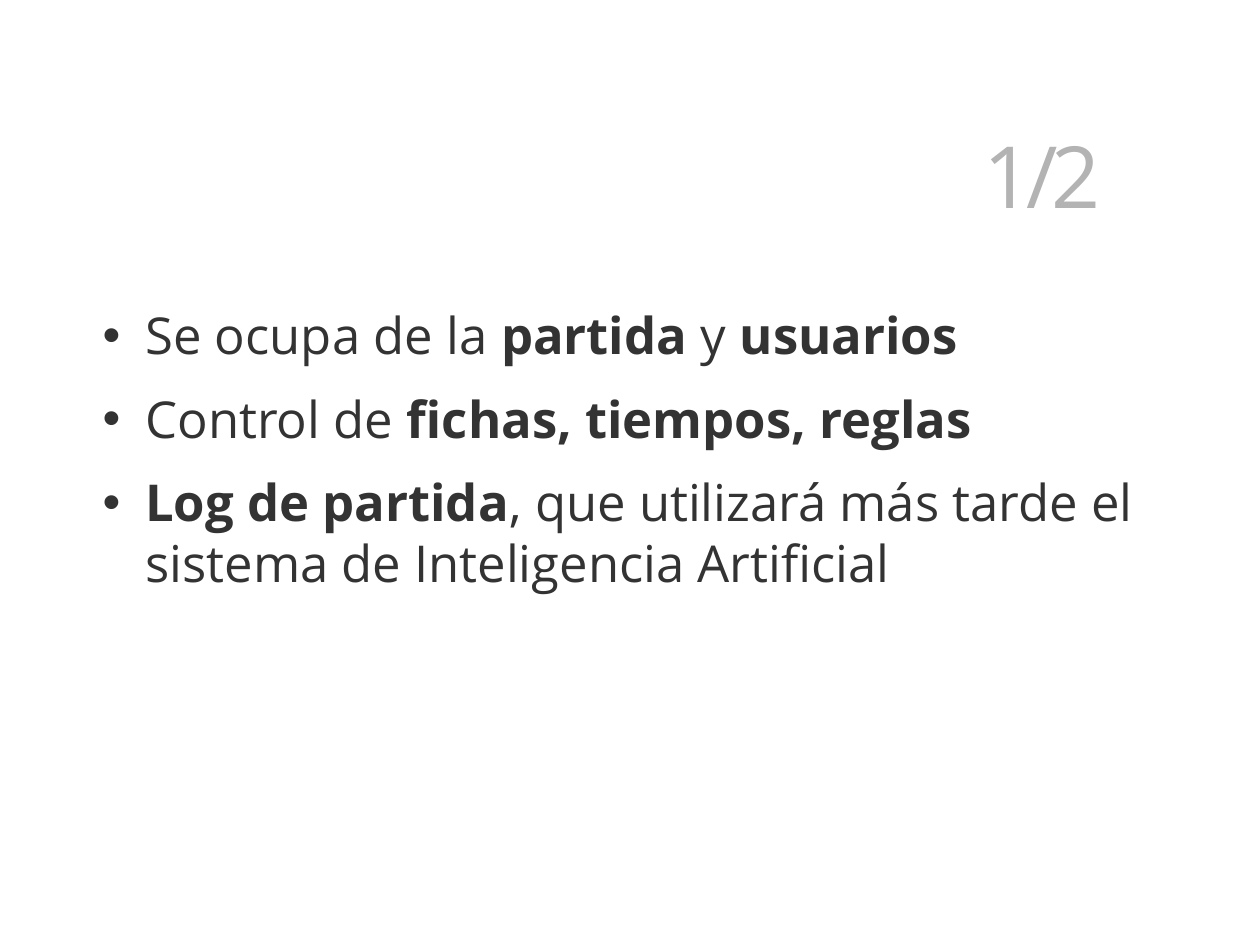
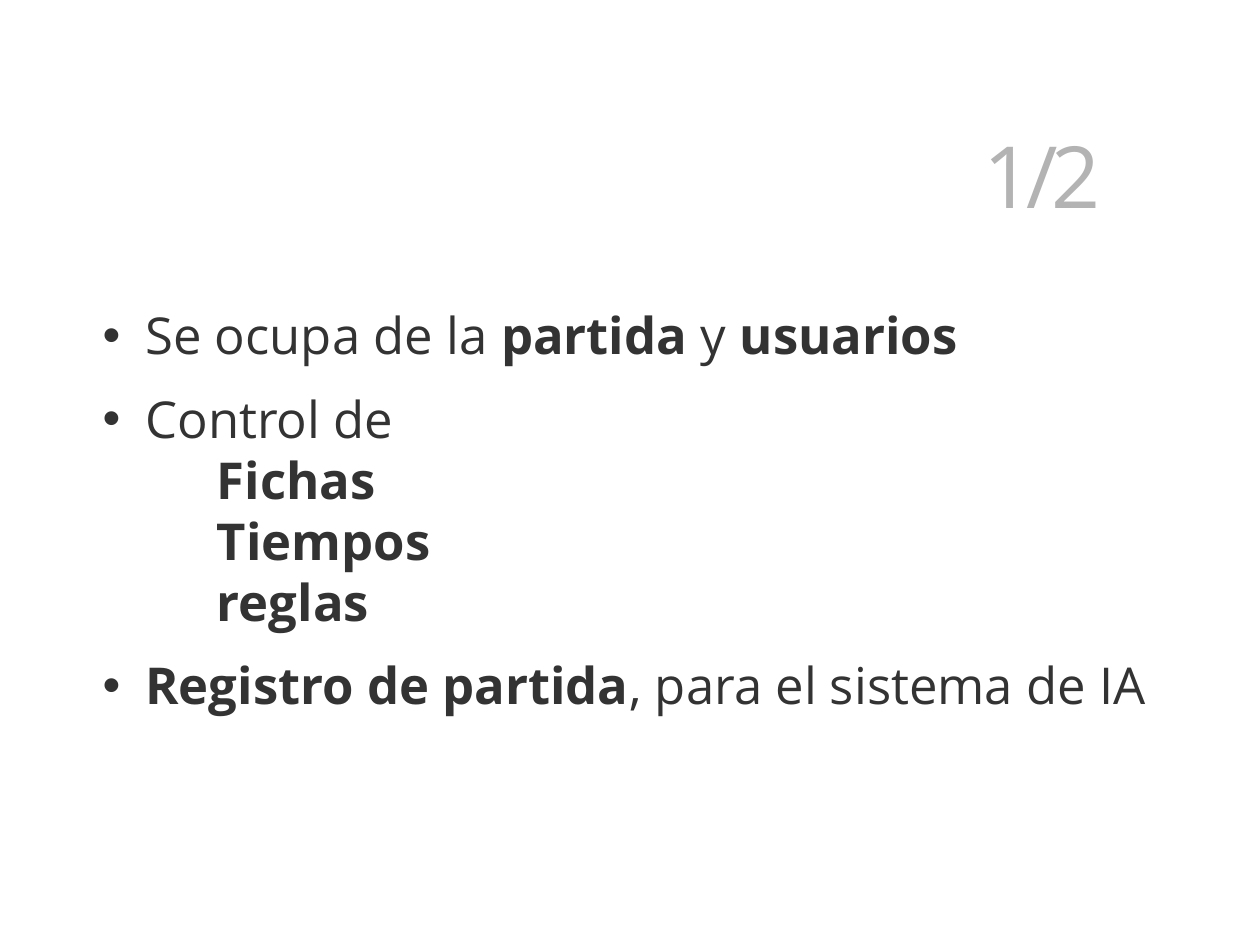
Before and after one commit to 3oheme/dominous, a slide deck: slide 31 of docs/presentacion/presentacion.odp (slide 28 before the commit). Drawn at 1260x945 pixels with LibreOffice and Linux fonts; fonts in the diff are those of the drawing; background and template pictures are left out. Boxes give left, top, right and bottom in pixels: in the first picture for what was removed or moved away, otherwise in the second. Text is boxed around its words. In the diff, an @@ line names an element or a change of style, - is before the commit and + after.

```diff
--- a/docs/presentacion/presentacion.odp
+++ b/docs/presentacion/presentacion.odp
@@ text at (145,399,1145,717): text changed; bold on @@
-• Control de fichas, tiempos, reglas
-• Log de partida, que utilizará más tarde el sistema de Inteligencia Artificial
+• Control de
+  Fichas
+  Tiempos
+  reglas
+• Registro de partida, para el sistema de IA
```
Also in this commit, not shown: 11 other slides changed, 7 slides added, 6 slides removed.
